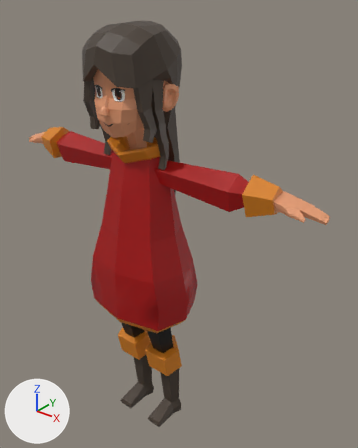
The FBX model Assets/Blender/Inaara/inaara.fbx, before and after one commit.
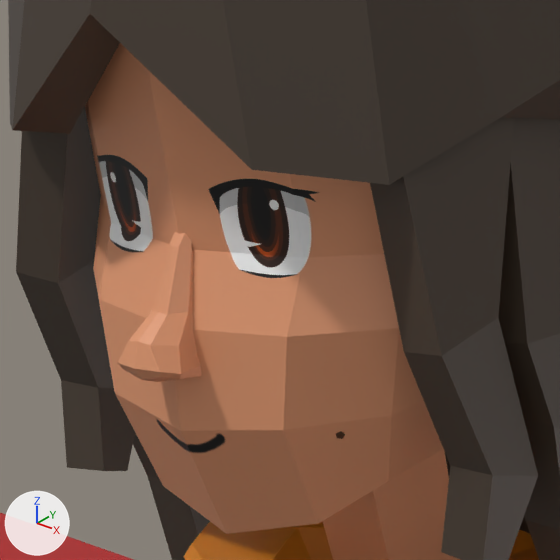
There are two pictures of each version: one whole from a 50 mm camera at (3.38, -3.58, 5.08) aimed at (0.25, 0.33, 2.66), one close up on the part from 23% to 45% of the width and 14% to 32% of the height. The axes (+X, +Y, +Z) are drawn at lower left. The lights are the same throughout. Where no turn or scale is listed for an object, it has been applied to the vertices. Vertices at the same position are counted once.

In view in the first close-up: 'Arms', 'Body', 'Hair', 'Head', 'Neck', 'Nose'.
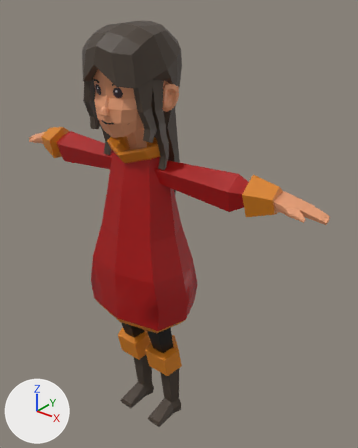
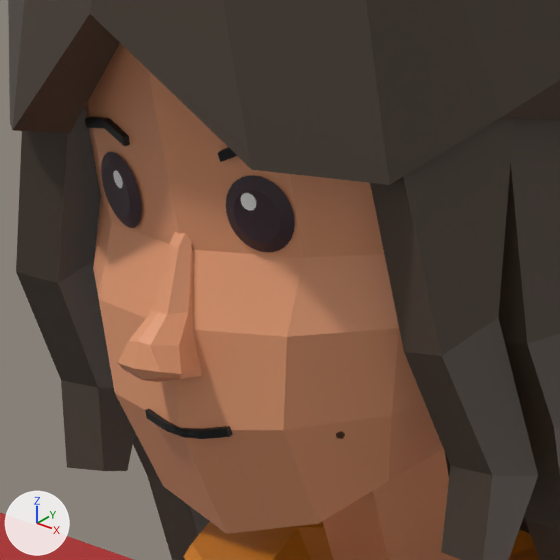
What the commit changed:
Material 'grey' (mat_grey) is new.
Its base color is (0.0482, 0.0232, 0.0331) (brown #3e2a33).
Material 'white' (mat_white) is new.
Its base color is (1.0, 1.0, 1.0) (white #ffffff).
me_cube_006 has 114 vertices, 112 faces and spans x -0.377..0.377, y -0.454..0.37, z -0.392..0.503.
me_cube_006 is used by ob_head; location (0.0, 0.0, 4.15).
me_cube_006 part 1: 112 faces spanning x -0.377..0.377, y -0.454..0.37, z -0.392..0.503 switch from mat_eyes (picture img_face_png) to mat_skin (orange #e79d73).
Mesh me_cylinder_007 is new.
It has 192 vertices, 130 faces and spans x -0.175..0.175, y -0.411..-0.379, z 4.151..4.249.
Faces by material slot: [2, 128].
It uses material mat_white (white #ffffff).
It uses material mat_grey (brown #3e2a33).
Mesh me_cube_013 is new.
It has 20 vertices, 19 faces and spans x -0.077..0.077, y -0.016..0.013, z 0.007..0.033.
It uses material mat_black (picture img_black__000000_png).
Mesh me_cube_012 is new.
It has 24 vertices, 20 faces and spans x -0.332..0.022, y -0.026..0.008, z -0.038..-0.007.
It uses material mat_black (picture img_black__000000_png).
Object 'Eyes' (ob_eyes) is new; it shows me_cylinder_007.
Its location is (0.0, 0.0, 0.0).
Object 'Mouth' (ob_mouth) is new; it shows me_cube_013.
Its location is (0.002, -0.421, 3.897).
Object 'Eyebrowns' (ob_eyebrowns) is new; it shows me_cube_012.
Its location is (0.155, -0.395, 4.301).

Boxes (x1, y1, x2, y2) around the edits, measured in the close-ups (560 x 560 px):
'Eyes', added: after (101, 152, 295, 252)
    faces in mat_grey (brown #3e2a33): (101, 152, 295, 252)
    faces in mat_white (white #ffffff): (113, 171, 256, 210)
'Mouth', added (black): after (145, 409, 233, 439)
'Eyebrowns', added (black): after (85, 116, 237, 162)
part 1 of me_cube_006, recoloured (grey to brown): (86, 110, 321, 456) in both
